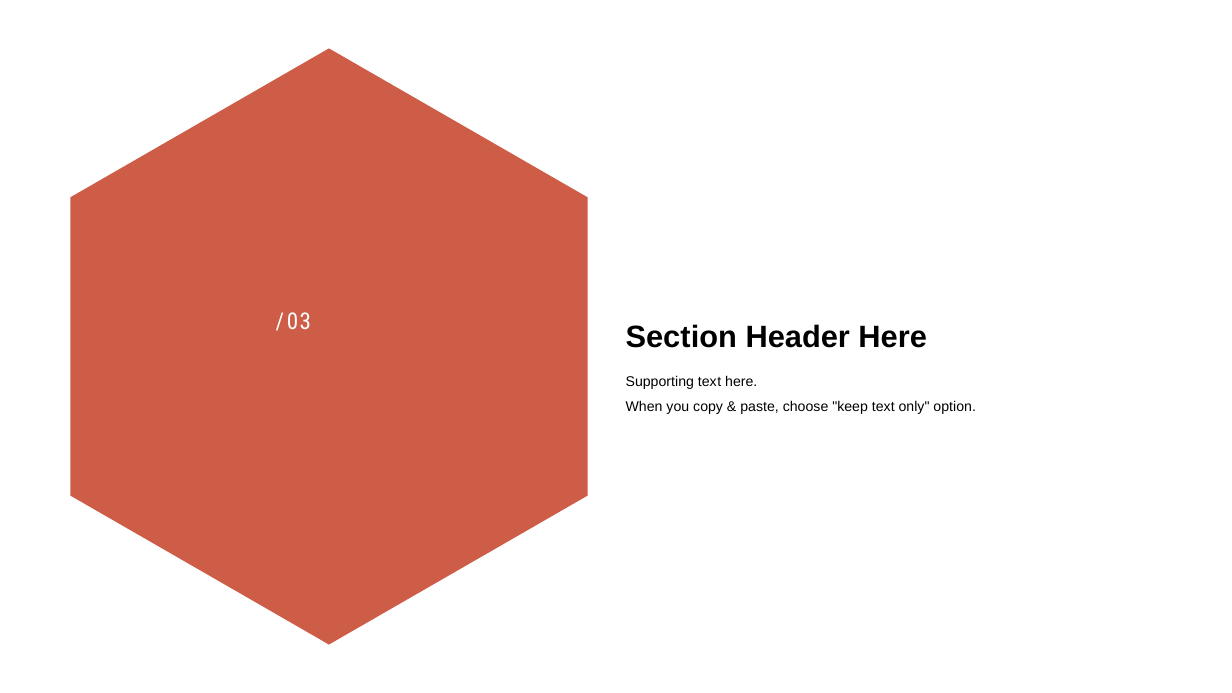
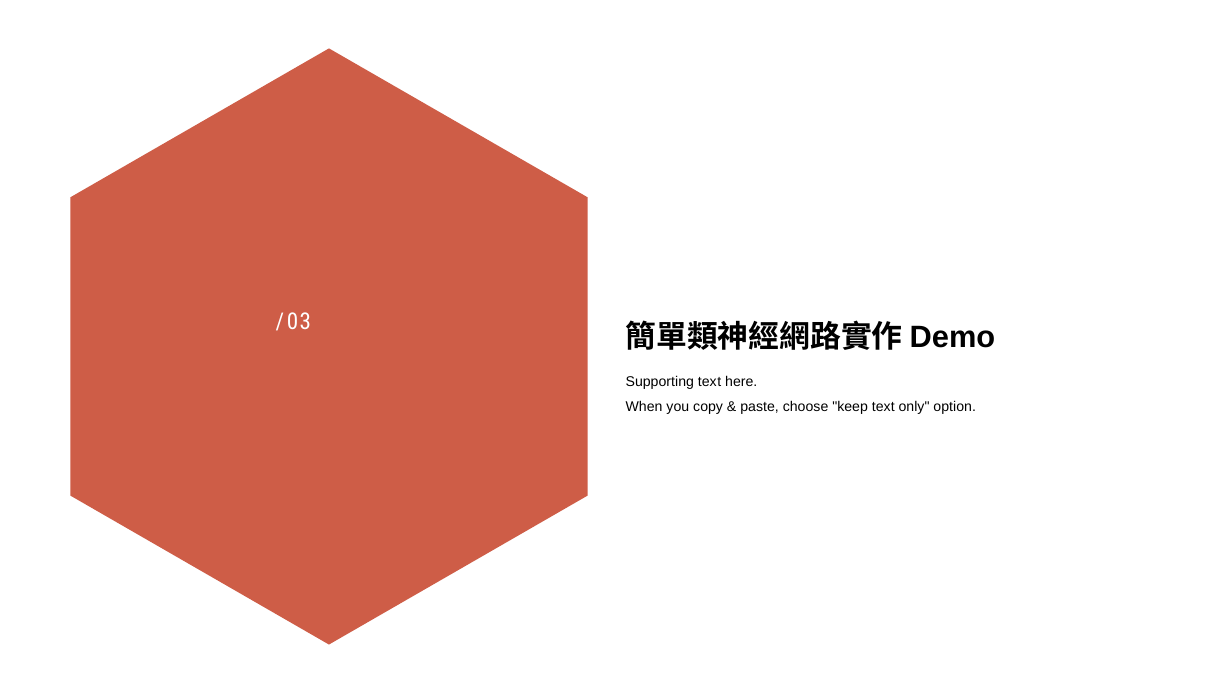
Before and after one commit to stereo720712/2020-11_2021-01_deep_learning_learn_report_record, a slide deck: slide 14 of 11_2_to_11__6_first/1.Deeping_learning_introduce.pptx (slide 7 before the commit). Drawn at 1232x693 pixels with LibreOffice and Linux fonts; fonts in the diff are those of the drawing. Boxes give left, top, right and bottom in pixels: in the first picture for what was removed or moved away, otherwise in the second. Text is boxed around its words. In the diff, an @@ line names an element or a change of style, - is before the commit and + after.

```diff
--- a/11_2_to_11__6_first/1.Deeping_learning_introduce.pptx
+++ b/11_2_to_11__6_first/1.Deeping_learning_introduce.pptx
@@ title at [626, 320, 996, 350]: text changed @@
-Sect ion Header Here
+簡單類神經網路實作 Demo
```
Also in this commit, not shown: 4 other slides changed, 9 slides added, 2 slides removed, 1 other file.
